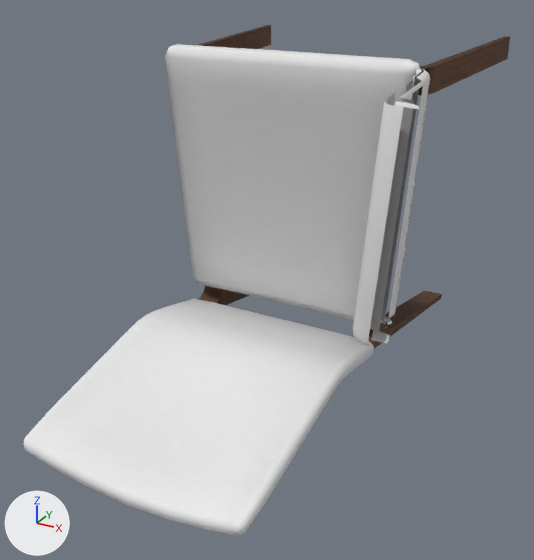
What one commit did to the OBJ model tokenhsi/data/dataset_dynamic_objects/train/ArmChair_Normal/6dffef54-d5d1-33e1-ae5b-6cf8883056ca/geom/mesh.obj.
Before and after are seen from a camera (50 mm lens) standing at (0.556, -1.042, 0.416) and looking at (0.004, -0.04, -0.085). The axes (+X, +Y, +Z) are drawn at lower left. The lights are the same throughout. Where no turn or scale is listed for an object, it has been applied to the vertices. Vertices at the same position are counted once.
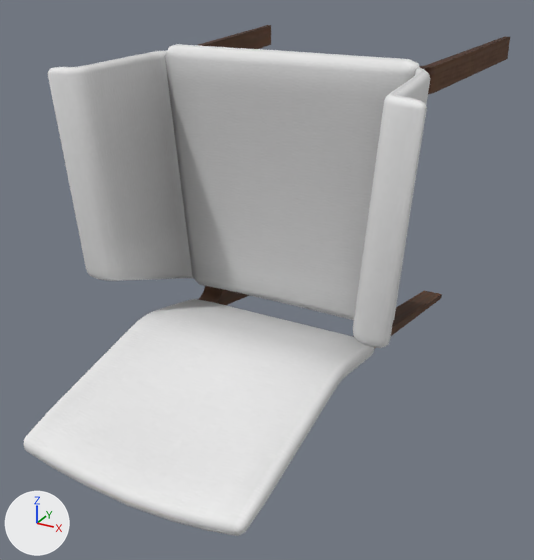
Changed parts and their boxes [x1, y1, x2, y2] in the pictures (534 x 560 px):
part 1 of me_mesh, added
    after: [47, 50, 193, 281]
part 2 of me_mesh, added
    after: [364, 68, 430, 348]

The change, as a diff of the scene's bpy script:
```diff
--- a/tokenhsi/data/dataset_dynamic_objects/train/ArmChair_Normal/6dffef54-d5d1-33e1-ae5b-6cf8883056ca/geom/mesh.obj.py
+++ b/tokenhsi/data/dataset_dynamic_objects/train/ArmChair_Normal/6dffef54-d5d1-33e1-ae5b-6cf8883056ca/geom/mesh.obj.py
@@ me_mesh @@
 # used by ob_mesh; location = (0.0, 0.0, 0.0)
-me_mesh.from_pydata(...)  # 1014 vertices, 1860 faces; spans x -0.257..0.291, y -0.436..0.436, z -0.279..0.28
+me_mesh.from_pydata(...)  # 1614 vertices, 3140 faces; spans x -0.297..0.297, y -0.436..0.436, z -0.279..0.28
+# me_mesh part 1: a new loose piece of 381 vertices spanning x -0.297..-0.168, y -0.192..0.051, z -0.151..0.269, in mat_material_0 (picture img_material_0_png)
+# me_mesh part 2
+# 219 vertices are added at x 0.17..0.297, y -0.188..0.05, z -0.15..0.269
+# 544 new faces join them
 me_mesh.materials.append(mat_material_0)
```
